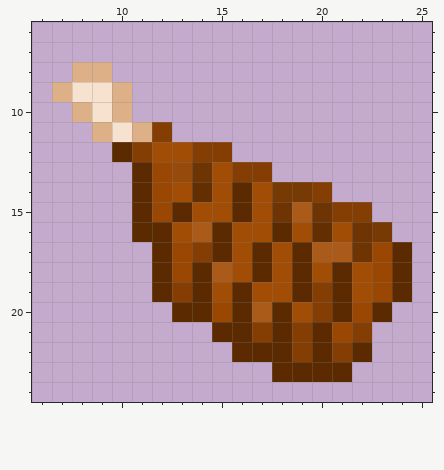
A pixel-art sprite gets an edit: images/hold/chickenHoldImage.png. That is the earlier state.
The file is 128x128 pixels, drawn in blocks of 4x4; one block is one cell here. Colours within 5 levels of each other are drawn and written as one. Shown: x 6..25, y 6..24.
The result:
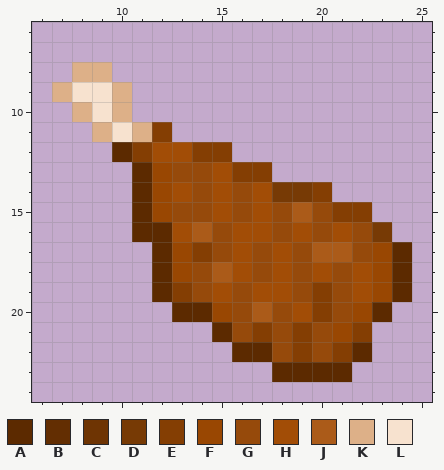
Palette (. is transparent): A #5c2a00  B #632e02  C #6e3403  D #773a05  E #843e03  F #994702  G #964a0b  H #a24d06  J #ab5b19  K #ddb088  L #f7e2cf
From old to new:
The edit turns colour A into colour G in row 14 at x 16; in row 15 at x 13 and 16; in row 16 at x 15 and 18; in row 17 at x 15, 17 and 19; in row 18 at x 14, 17, 19 and 21; in row 19 at x 14, 16, 19 and 21.
The edit turns colour A into colour G in row 20 at x 16, 18 and 21; in row 21 at x 16, 18 and 20; in row 22 at x 18 and 20.
The edit turns colour B into colour G in row 14 at x 14; in row 16 at x 20.
The edit turns colour C into colour G in row 13 at x 14; in row 15 at x 18 and 20; in rows 16 to 17 at x 22.
The edit turns colour H into colour G in row 15 at x 14.
Pixel boxes of the changes (left, top, right, bottom) in both pictures:
changed: (172, 162, 372, 362)
